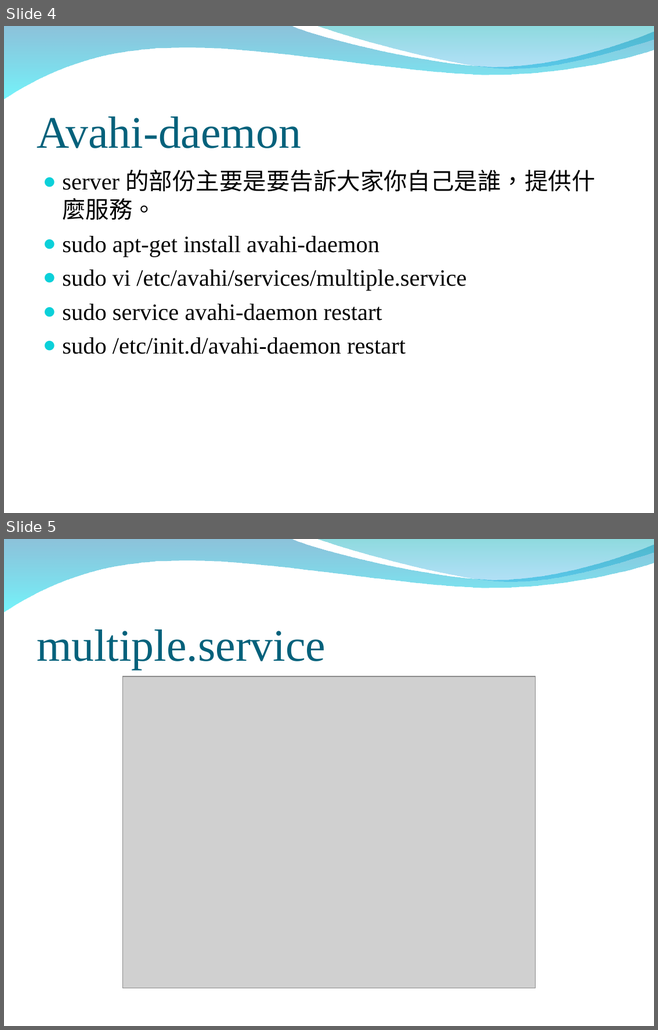
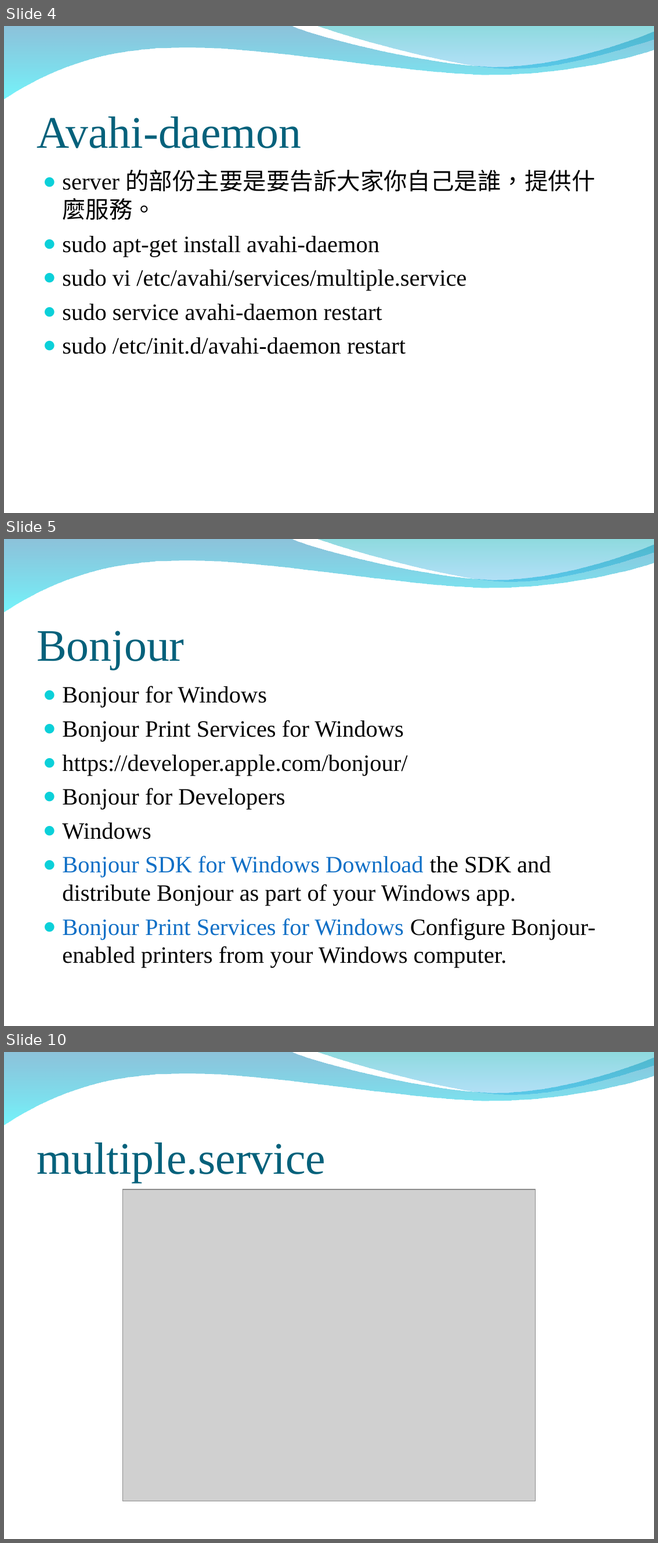
Before and after one commit to peter279k/regular_meeting, a slide deck: mDNS.ppt. Shown one above the other, each under a label of ours: slides 4 and 5 before the commit, slides 4, 5 and 10 after it; the slides between them are not shown. The pictures are 658x1030 and 658x1543 pixels, drawn with LibreOffice and Linux fonts; fonts in the diff are those of the drawing; grey boxes stand for pictures; background and template pictures are left out. Boxes give left, top, right and bottom in pixels: in the first picture for what was removed or moved away, otherwise in the second. Text is boxed around its words. In the diff, an @@ line names an element or a change of style, - is before the commit and + after.

Commit message:
新增bonjour problem 和 bonjour broswer Demo

```diff
--- a/mDNS.ppt
+++ b/mDNS.ppt
@@ slide 5 added at (x1=4, y1=539, x2=654, y2=1026), background picture (left out); not listed: 2 template elements that a slide beside it also shows @@
@@ title added at (x1=36, y1=631, x2=184, y2=669), 50 pt, text #04617B @@
+Bonjour
@@ text added at (x1=62, y1=686, x2=595, y2=968), 26 pt, text #000000 @@
+● Bonjour for Windows
+● Bonjour Print Services for Windows
+● https://developer.apple.com/bonjour/
+● Bonjour for Developers
+● Windows
+● Bonjour SDK for Windows Download the SDK and distribute Bonjour as part of your Windows app.
+● Bonjour Print Services for Windows Configure Bonjour-enabled printers from your Windows computer.
@@ what was slide 5 is now slide 10 @@
```
Also in this commit, not shown: 1 slide changed, 4 other slides added, 1 other file.
